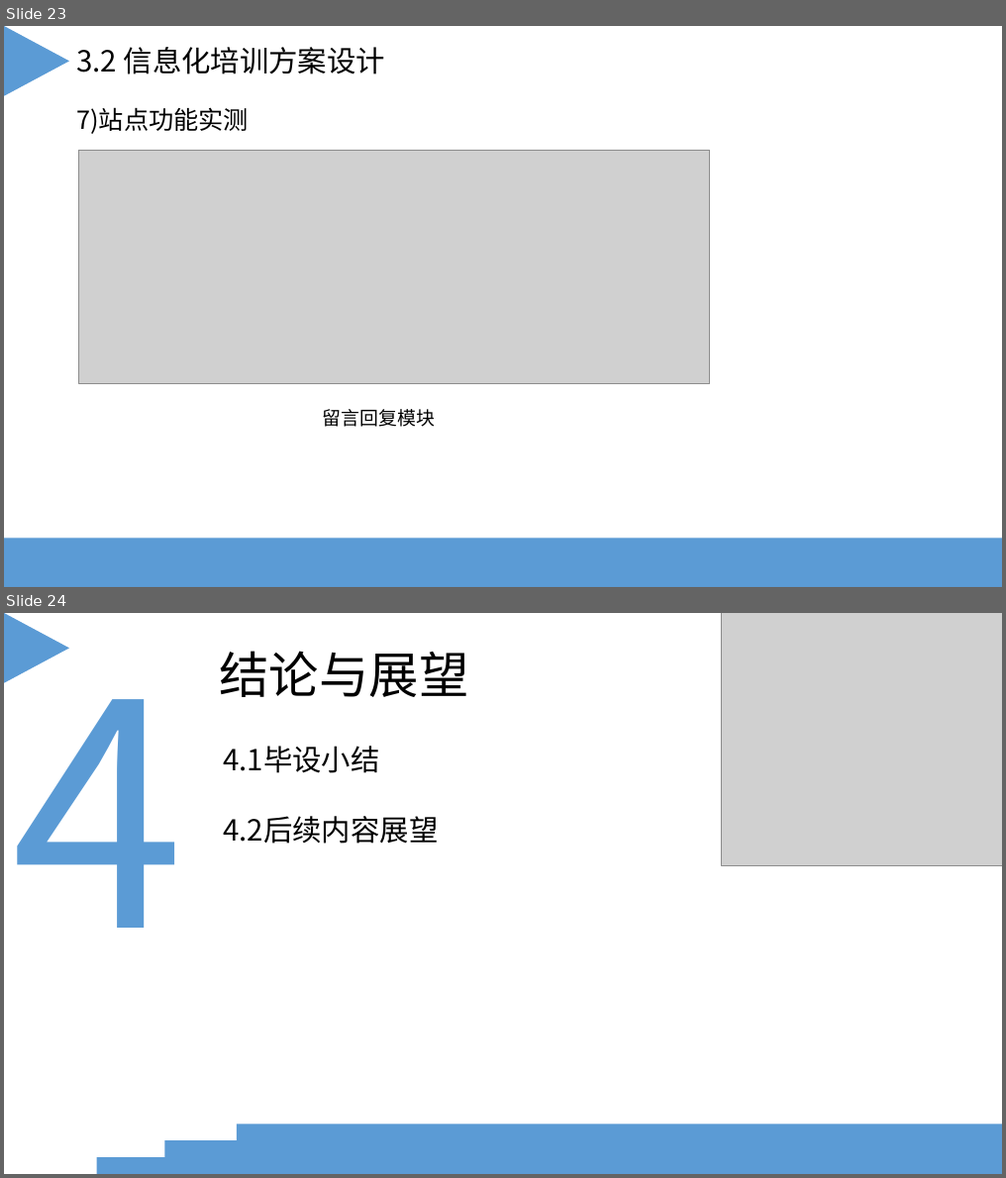
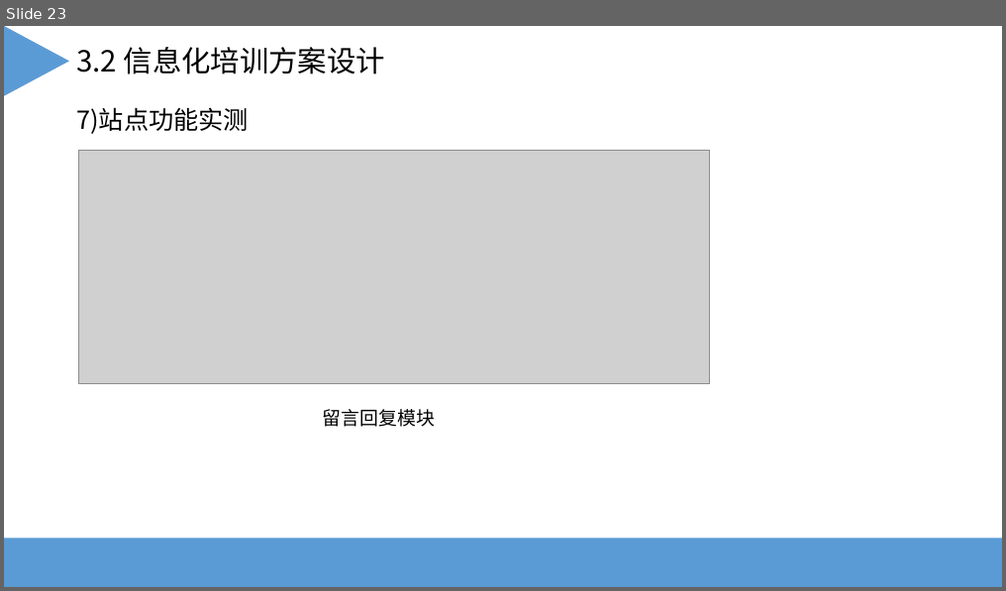
Before and after one commit to yangkaigithub/scada-task, a slide deck: 文档/毕设答辩.ppt. Shown one above the other, each under a label of ours: slides 23 and 24 before the commit, slide 23 after it. The pictures are 1006x1178 and 1006x591 pixels, drawn with LibreOffice and Linux fonts; fonts in the diff are those of the drawing; grey boxes stand for pictures. Boxes give left, top, right and bottom in pixels: in the first picture for what was removed or moved away, otherwise in the second. Text is boxed around its words. In the diff, an @@ line names an element or a change of style, - is before the commit and + after.

```diff
--- a/文档/毕设答辩.ppt
+++ b/文档/毕设答辩.ppt
@@ slide 24 removed at [4,613,1002,1174], background #FFFFFF @@
@@ triangle removed at [4,613,69,683] @@
@@ text removed at [11,617,184,928] @@
-4
@@ picture removed at [721,613,1002,866] @@
@@ text removed at [220,651,469,697] @@
-结论与展望
@@ text removed at [224,746,380,773] @@
-4.1毕设小结
@@ text removed at [224,816,439,844] @@
-4.2后续内容展望
@@ rectangle removed at [165,1141,1002,1157] @@
@@ rectangle removed at [237,1124,1002,1141] @@
@@ rectangle removed at [97,1158,1002,1174] @@
```
Also in this commit, not shown: 1 slide changed, 2 other slides removed.
